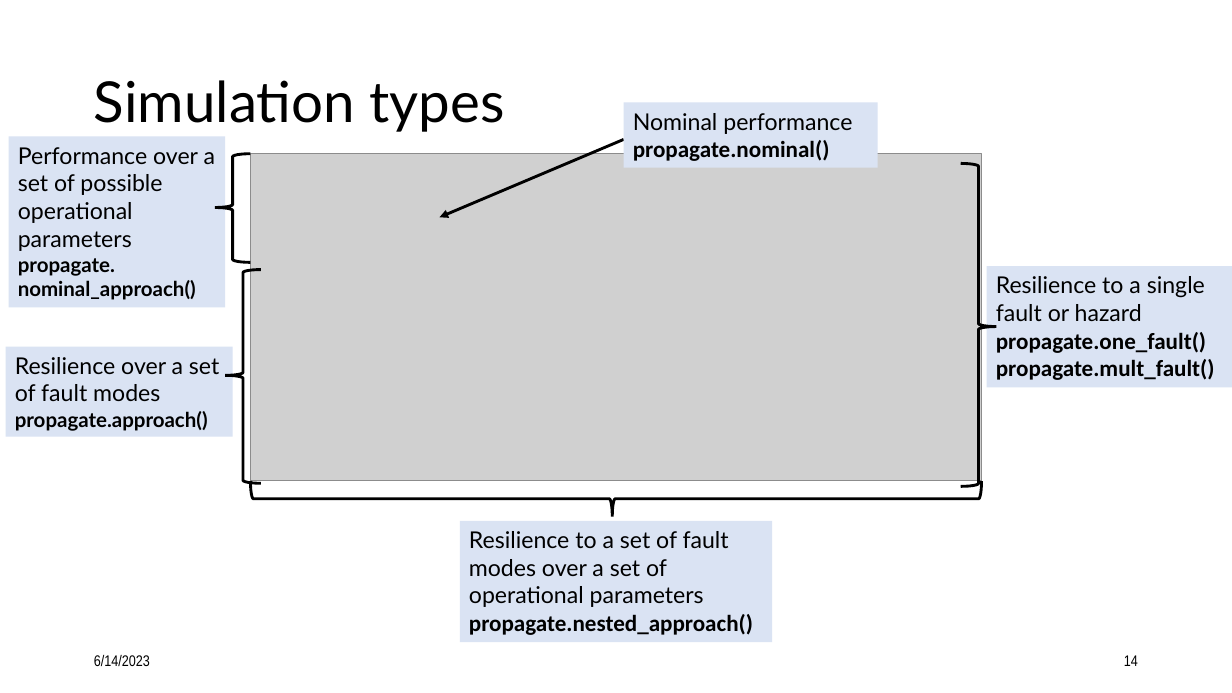
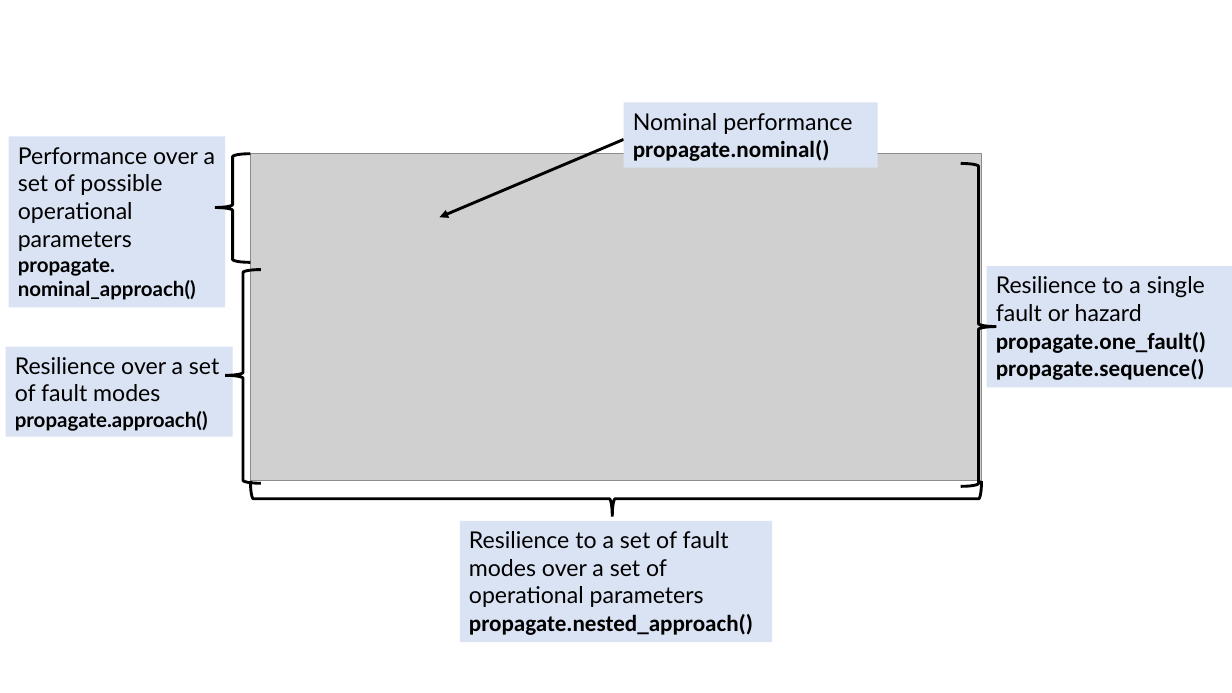
Before and after one commit to nasa/fmdtools, a slide deck: slide 10 of docs/figures/powerpoint_figures.pptx (slide 14 before the commit). Drawn at 1232x693 pixels with LibreOffice and Linux fonts; fonts in the diff are those of the drawing; grey boxes stand for pictures. Boxes give left, top, right and bottom in pixels: in the first picture for what was removed or moved away, otherwise in the second. Text is boxed around its words. In the diff, an @@ line names an element or a change of style, - is before the commit and + after.

```diff
--- a/docs/figures/powerpoint_figures.pptx
+++ b/docs/figures/powerpoint_figures.pptx
@@ title removed at <box>94,80,505,132</box> @@
-Simulation types
@@ text in rectangle at <box>996,359,1205,380</box>: text changed @@
-propagate.mult_fault()
+propagate.sequence()
@@ text removed at <box>94,655,150,666</box> @@
-6/14/2023
@@ page number removed at <box>1124,655,1138,666</box> @@
-14
```
Also in this commit, not shown: 1 other slide changed, 14 slides removed, 8 other files.
